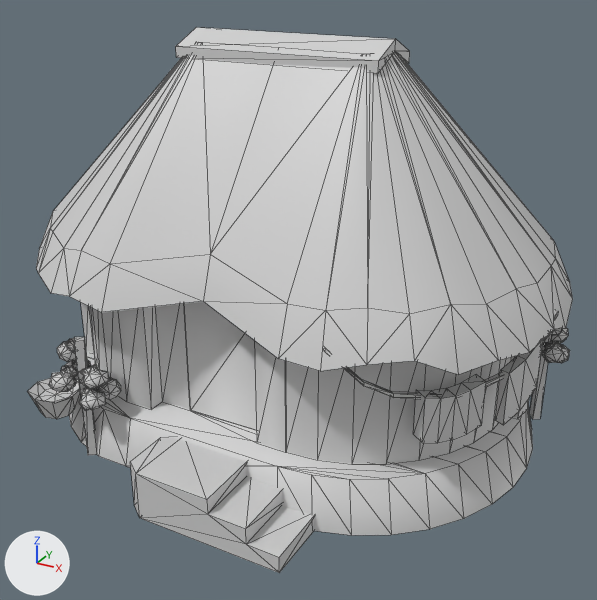
Before and after pictures for a commit that changed the COLLADA model art/meshes/structural/maya_protoclassic/house_4.dae.
Camera for both pictures: a 50 mm lens placed at (9.32, -16.55, 10.61), pointed at (0.62, -0.72, 2.7). Arrows for +X, +Y and +Z are at lower left; the lights stay in place. Mesh edges are drawn as thin lines. Where no turn or scale is listed for an object, it has been applied to the vertices.

In view in the first picture: 'house_4'.
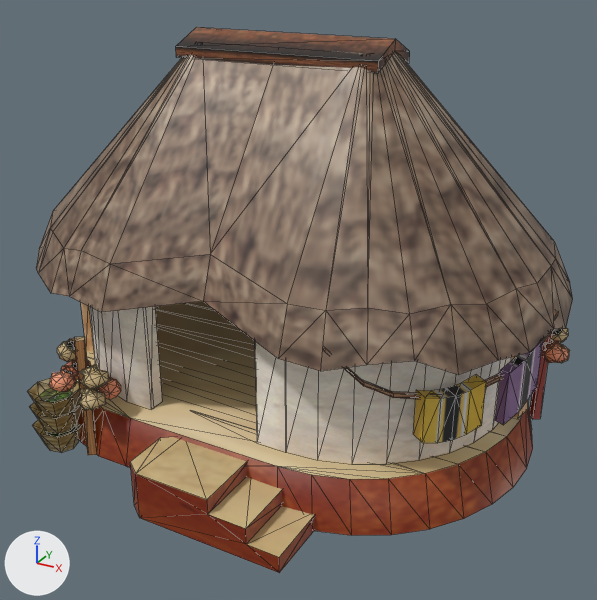
Where the change shows, as pixel boxes [x1, y1, x2, y2] in the pictures (597 x 600 px):
'house_4', surface changed, reshaped (grey to brown): [27, 27, 573, 573] in both
part 1 of me_cubo_177, added (brown): after [29, 397, 82, 434]
part 2 of me_cubo_177, added (brown): after [32, 420, 83, 453]
part 3 of me_cubo_177, added: after [144, 306, 160, 407]
part 4 of me_cubo_177, deleted: before [155, 301, 257, 430]

The change, as a diff of the scene's bpy script:
```diff
--- a/art/meshes/structural/maya_protoclassic/house_4.dae.py
+++ b/art/meshes/structural/maya_protoclassic/house_4.dae.py
@@ img_maya_protoclassic_struct_png @@
+img_maya_protoclassic_struct_png = load_image('maya_protoclassic_struct.png', '../../../textures/skins/structural/maya_protoclassic_struct.png', 2048, 1024, 'sRGB')
@@ mat_texturas_mayas__finalizadas_003_001 @@
 mat_texturas_mayas__finalizadas_003_001 = principled_material('texturas_mayas__finalizadas_003.001')
-mat_texturas_mayas__finalizadas_003_001.base_color = (0.64, 0.64, 0.64)  # light grey #d1d1d1
+mat_texturas_mayas__finalizadas_003_001.texture = img_maya_protoclassic_struct_png
@@ me_cubo_177 @@
 # used by ob_house_4; location = (0.04, 0.1, 0.4)
 # verts and faces of me_cubo_177; kept vertices keep their numbers, new ones are numbered from 1678
 # before: 241 (-1.6, -3.47, 3.35), 242 (-0.8, -3.47, 3.35), 243 (-1.6, -3.47, 0.25) at pixel (162, 401), 244 (-0.8, -3.47, 0.25) at pixel (190, 410), 246 (-0.8, -3.46, 0.25) at pixel (190, 410)
 # before: 247 (-0.8, -3.46, 3.35), 250 (1.25, -3.45, 0.25), 269 (1.25, -3.45, 3.35), 270 (-0.8, -3.45, 0.25) at pixel (190, 410), 271 (-0.8, -3.45, 3.35)
-me_cubo_177.from_pydata(...)  # 1678 vertices, 2906 faces; spans x -6.42..6.65, y -5.92..5.08, z -0.96..8.31
+me_cubo_177.from_pydata(...)  # 1847 vertices, 3128 faces; spans x -6.42..6.65, y -5.92..5.08, z -1.06..8.31
+# me_cubo_177 part 1: the loose piece of 25 vertices spanning x -4.56..-3.35, y -5.08..-3.88, z -0.13..0.46 is copied, and the copy is moved by (0.0, 0.0, -0.41); it spans x -4.56..-3.35, y -5.08..-3.88, z -0.54..0.05
+# me_cubo_177 part 2: the loose piece of 25 vertices spanning x -4.56..-3.35, y -5.08..-3.88, z -0.13..0.46 is copied, and the copy is moved by (0.0, 0.0, -0.93); it spans x -4.56..-3.35, y -5.08..-3.88, z -1.06..-0.47
+# me_cubo_177 part 3: a new loose piece of 72 vertices spanning x -5.16..5.5, y -3.82..3.4, z 0.25..3.35, in mat_texturas_mayas__finalizadas_003_001 (picture img_maya_protoclassic_struct_png)
+# me_cubo_177 part 4
+delete_vertices([242, 247, 271])  # with the faces that use them
+delete_faces([(250, 269, 270)])
 me_cubo_177.materials.append(mat_texturas_mayas__finalizadas_003_001)
```
